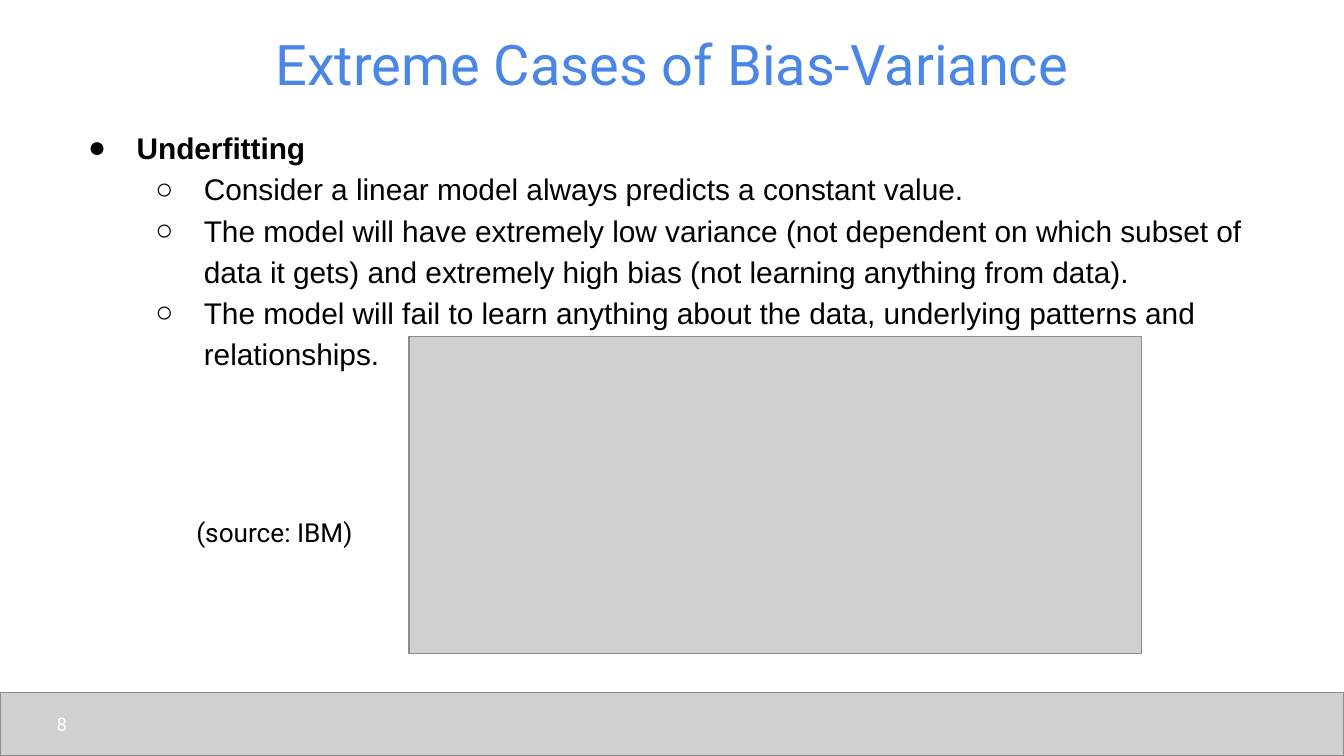
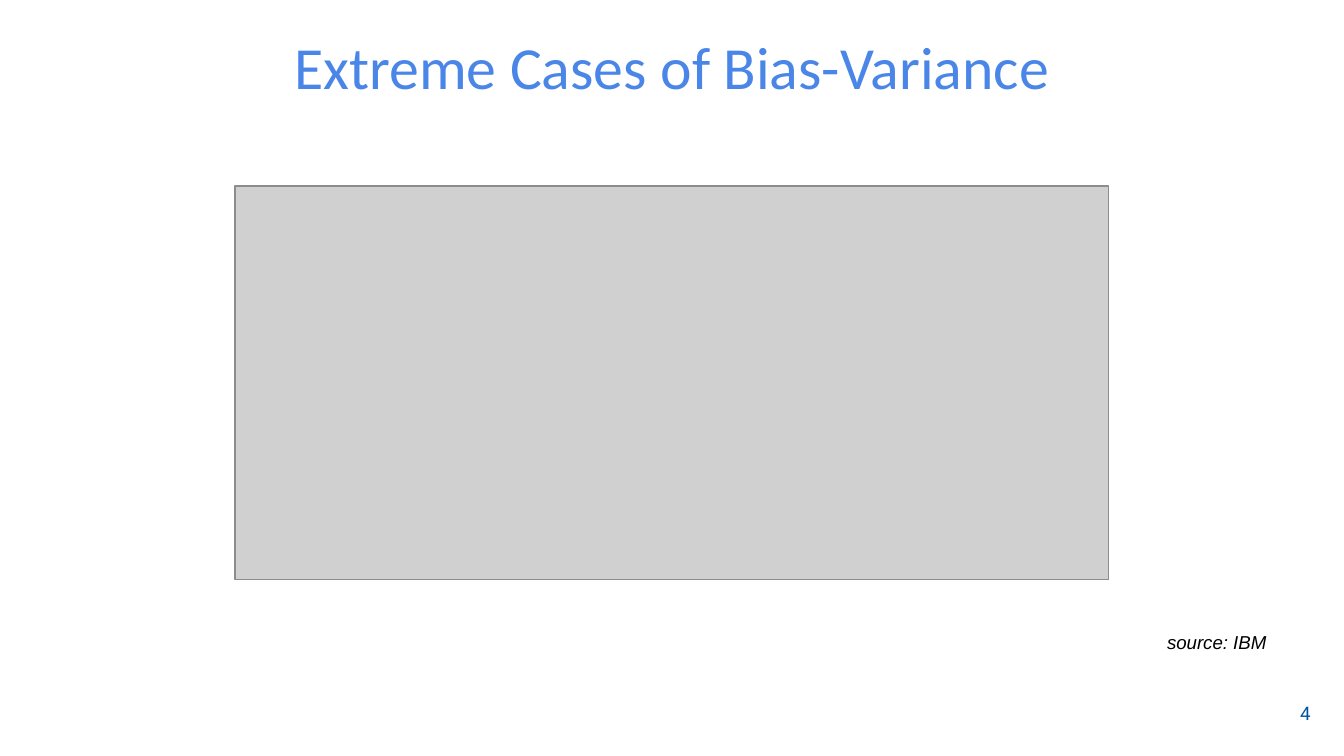
Before and after one commit to udel-cbcb/NIGMS-Sandbox-UD, a slide deck: slide 5 of Submodule_4/Lectures/Submodule_4_Lecture_2_Model_Tuning_Interpretation_Deployment.pptx (slide 8 before the commit). Drawn at 1344x756 pixels with LibreOffice and Linux fonts; fonts in the diff are those of the drawing; grey boxes stand for pictures; background and template pictures are left out. Boxes give left, top, right and bottom in pixels: in the first picture for what was removed or moved away, otherwise in the second. Text is boxed around its words. In the diff, an @@ line names an element or a change of style, - is before the commit and + after.

```diff
--- a/Submodule_4/Lectures/Submodule_4_Lecture_2_Model_Tuning_Interpretation_Deployment.pptx
+++ b/Submodule_4/Lectures/Submodule_4_Lecture_2_Model_Tuning_Interpretation_Deployment.pptx
@@ title "Extreme Cases of Bias-Variance" at (x1=294, y1=48, x2=1049, y2=90): size 30 to 32 pt, font Roboto to Calibri @@
@@ text removed at (x1=137, y1=137, x2=1241, y2=371) @@
-● Underfitting
-  ○ Consider a linear model always predicts a constant value.
-  ○ The model will have extremely low variance (not dependent on which subset of data it gets) and extremely high bias (not learning anything from data).
-  ○ The model will fail to learn anything about the data, underlying patterns and relationships.
@@ picture resized from (x1=409, y1=336, x2=1141, y2=653) to (x1=235, y1=185, x2=1109, y2=579) @@
@@ text at (x1=1167, y1=636, x2=1266, y2=650): text changed; size 14 to 10 pt; font Roboto to Arial; italic on @@
-(source: IBM)
+source: IBM
@@ picture removed at (x1=0, y1=692, x2=1344, y2=755) @@
@@ page number removed at (x1=57, y1=718, x2=67, y2=731) @@
-8
@@ page number added at (x1=1300, y1=706, x2=1310, y2=720), 10 pt, text #00539F @@
+4
```
Also in this commit, not shown: 13 other slides changed, 6 slides removed, 1 other file.
